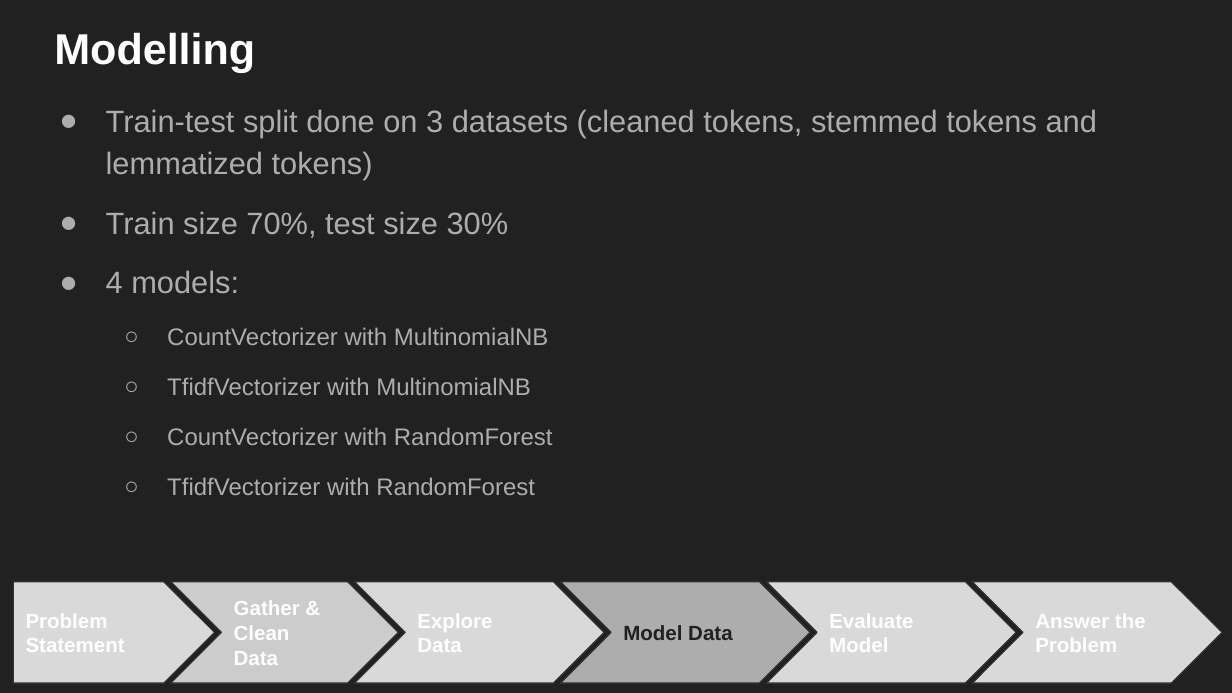
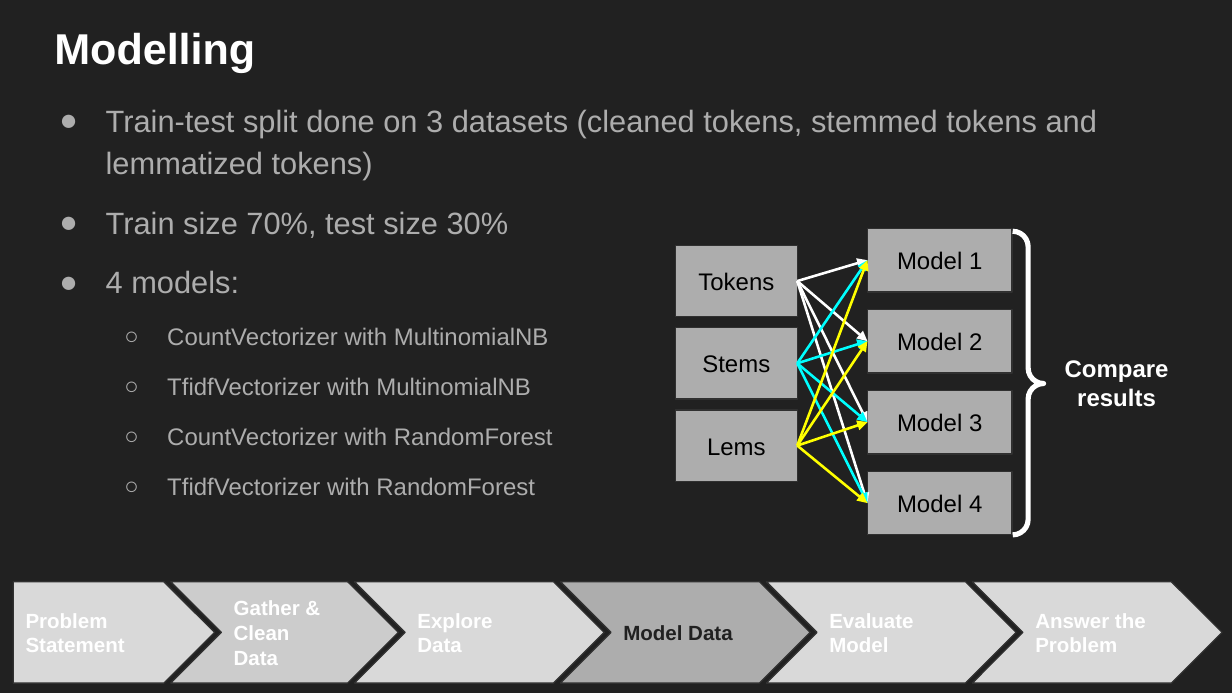
Before and after one commit to ethan-eplee/Subreddit-Classification, a slide deck: slide 7 of presentation/NLP SubReddit Classification.pptx. Drawn at 1232x693 pixels with LibreOffice and Linux fonts; fonts in the diff are those of the drawing. Boxes give left, top, right and bottom in pixels: in the first picture for what was removed or moved away, otherwise in the second. Text is boxed around its words. In the diff, an @@ line names an element or a change of style, - is before the commit and + after.

```diff
--- a/presentation/NLP SubReddit Classification.pptx
+++ b/presentation/NLP SubReddit Classification.pptx
@@ rectangle added at <box>867,228,1011,292</box>, fill #ADADAD, outline #303030 0.75 pt, 14 pt, text #000000 @@
+Model 1
@@ right brace added at <box>1013,232,1044,535</box>, outline #FFFFFF 3 pt @@
@@ rectangle added at <box>675,245,797,317</box>, fill #ADADAD, outline #303030 0.75 pt, 14 pt, text #000000 @@
+Tokens
@@ arrow added from (797, 281) to (867, 260), #FFFFFF 1.5 pt @@
@@ arrow added from (797, 363) to (867, 260), #00FFFF 1.5 pt @@
@@ arrow added from (797, 446) to (867, 260), #FFFF00 1.5 pt @@
@@ arrow added from (797, 281) to (867, 341), #FFFFFF 1.5 pt @@
@@ arrow added from (797, 281) to (867, 423), #FFFFFF 1.5 pt @@
@@ arrow added from (797, 281) to (867, 503), #FFFFFF 1.5 pt @@
@@ rectangle added at <box>675,328,797,399</box>, fill #ADADAD, outline #303030 0.75 pt, 14 pt, text #000000 @@
+Stems
@@ rectangle added at <box>867,309,1011,373</box>, fill #ADADAD, outline #303030 0.75 pt, 14 pt, text #000000 @@
+Model 2
@@ arrow added from (797, 363) to (867, 341), #00FFFF 1.5 pt @@
@@ arrow added from (797, 446) to (867, 341), #FFFF00 1.5 pt @@
@@ arrow added from (797, 363) to (867, 423), #00FFFF 1.5 pt @@
@@ arrow added from (797, 363) to (867, 503), #00FFFF 1.5 pt @@
@@ text added at <box>1065,360,1169,407</box>, 14 pt, text #FFFFFF, bold @@
+Compare results
@@ rectangle added at <box>675,410,797,482</box>, fill #ADADAD, outline #303030 0.75 pt, 14 pt, text #000000 @@
+Lems
@@ rectangle added at <box>867,391,1011,455</box>, fill #ADADAD, outline #303030 0.75 pt, 14 pt, text #000000 @@
+Model 3
@@ arrow added from (797, 446) to (867, 423), #FFFF00 1.5 pt @@
@@ arrow added from (797, 446) to (867, 503), #FFFF00 1.5 pt @@
@@ rectangle added at <box>867,472,1011,536</box>, fill #ADADAD, outline #303030 0.75 pt, 14 pt, text #000000 @@
+Model 4
```
Also in this commit, not shown: 7 other slides changed, 3 slides added, 2 other files.
